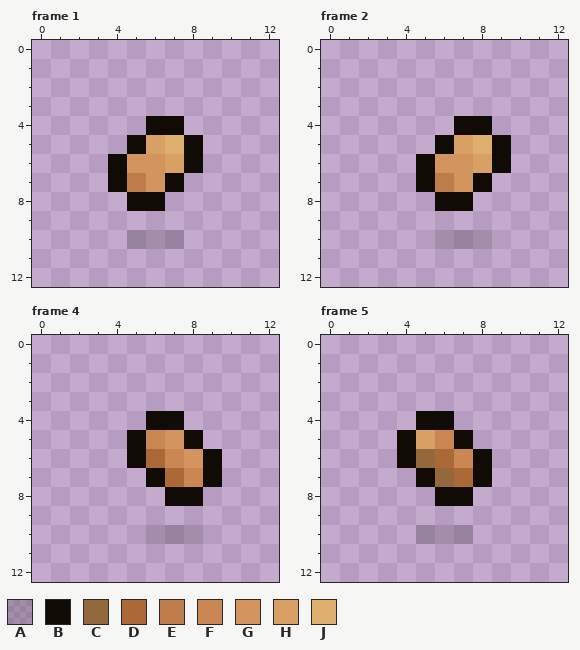
Edited in one commit: pixel-art file (ressources/candy/idle/peanut-small-idle.aseprite). This is how it looked before the edit.
13x13 pixels, 8 frames. Colours within 5 levels of each other are drawn and written as one. Shown: frame 1, frame 2, frame 4, frame 5. The commit also changed other frames, which this record leaves out.
Palette (. is transparent): A #0000002b  B #110b06  C #93683c  D #ab6937  E #bd7c4a  F #ca8753  G #d3955d  H #d9a066  J #deaf6d
New version:
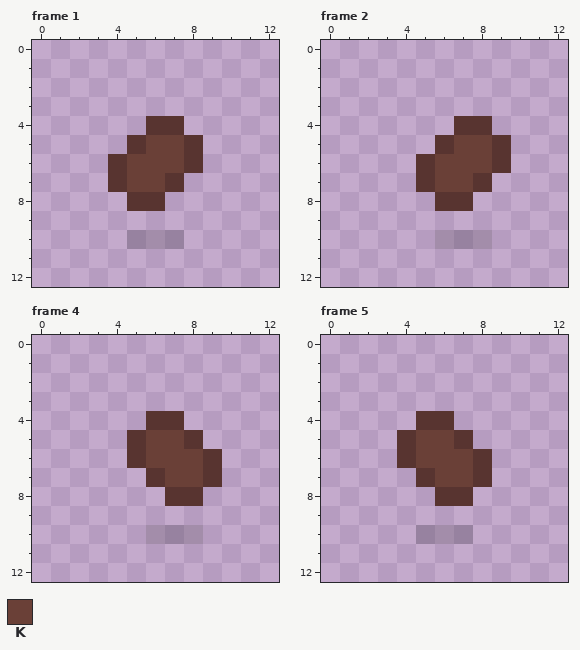
Colours new in this view: K #6a4037
Change:
layer "red" opacity 69% added
layer "black" opacity 69% added
colour B: #110b06 -> #583430
Frame 1, layer "black":
y 5: x 6..7 HJ -> KK
y 6: x 5..7 GGH -> KKK
y 7: x 5..6 EG -> KK
Frame 2, layer "black":
y 5: x 7..8 HJ -> KK
y 6: x 6..8 GGH -> KKK
y 7: x 6..7 EG -> KK
Frame 4, layer "black":
y 5: x 6..7 FG -> KK
y 6: x 6..8 DFG -> KKK
y 7: x 7..8 DF -> KK
Frame 5, layer "black":
y 5: x 5..6 HF -> KK
y 6: x 5..7 CDF -> KKK
y 7: x 6..7 CD -> KK
Where, in picture pixels (left, top, right, bottom), the same in both pictures:
changed: (108, 116, 203, 211)
changed: (416, 116, 511, 211)
changed: (127, 411, 222, 506)
changed: (397, 411, 492, 506)
